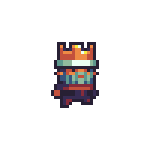
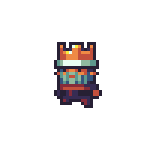
Two versions of the same layered image (150px x 150px). Layer-by-layer changes:
painted on "Layer 10" over [51, 45, 102, 108]
